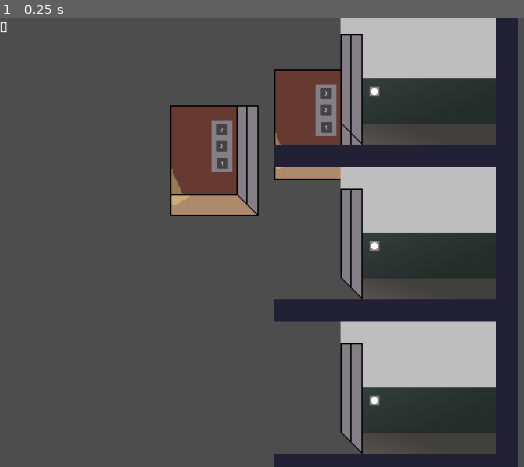
Above: before the commit, frame 1.
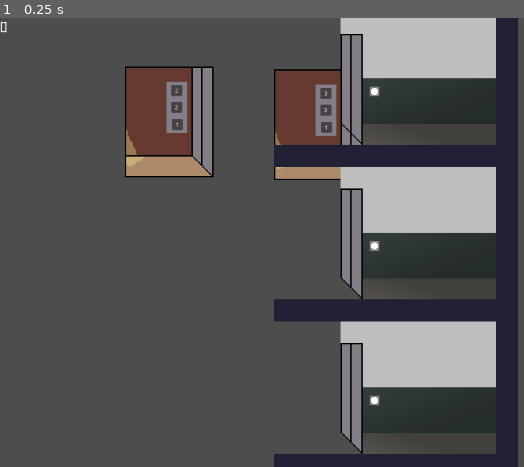
Above: after the commit, the same moment.

Repository: uvaprol/ElevtorBrain
Game: Godot game, scene res://scenes/main.tscn
The game is run twice, just before and just after one commit, with the same random seed, the same clock (stepped at 60 frames per second) and the same inputs.
Inputs:
- Up to frame 1 (0.25 s): no input

The runs differ from the first frame. In frame 1, 6.6% of the frame differs, in the area x 23-50%, y 10-45%.

Commit message:
fix cross order

Diff:
--- a/scenes/floor.tscn
+++ b/scenes/floor.tscn
@@ -47,5 +47,4 @@
 offset_bottom = 24.0
 scale = Vector2(0.5, 0.5)
 
-[connection signal="animation_finished" from="AnimatedSprite2D" to="." method="_on_animated_sprite_2d_animation_finished"]
 [connection signal="pressed" from="Button" to="." method="_on_button_pressed"]
--- a/scenes/main.tscn
+++ b/scenes/main.tscn
@@ -11,6 +11,9 @@
 position = Vector2(443.1, 154)
 scale = Vector2(0.99803394, 0.99803394)
 
+[node name="Elevator2" parent="." instance=ExtResource("2_jyhfs")]
+position = Vector2(228, 150)
+
 [node name="Floor1" parent="." instance=ExtResource("3_tbgi4")]
 position = Vector2(555, 549)
 
@@ -23,7 +26,3 @@
 [node name="Label" type="Label" parent="."]
 offset_right = 1151.0
 offset_bottom = 23.0
-
-[node name="Elevator2" parent="." instance=ExtResource("2_jyhfs")]
-position = Vector2(293.00006, 206.00003)
-scale = Vector2(0.99607176, 0.99607176)
--- a/scripts/elevator.gd
+++ b/scripts/elevator.gd
@@ -1,44 +1,29 @@
 extends Node2D
 
 var task = null
-var can_move = true
 var FLOORS = []
-#var move_direction = null
-#var open_on_floor = false
-#var open_status = false
 
 func _ready() -> void:
 	for f in $"..".get_children():
 		if f.name.find('Floor') != -1:
 			FLOORS.append(f)
-	print(FLOORS[3-1])
 
 func _process(_delta: float) -> void:
-	if task and can_move:
+	if task and not $AnimatedSprite2D.is_playing() and $Timer.is_stopped():
 		if position.y < FLOORS[task - 1].position.y:
 			position.y += 1
-			#move_direction = 'down'
 		elif position.y > FLOORS[task - 1].position.y:
 			position.y -= 1
-			#move_direction = 'up'
 		else:
-			#move_direction = 'stop'
-			#open_on_floor = true
-			#$AnimatedSprite2D.play('default')
-			can_move = false
+			$AnimatedSprite2D.play('default')
 			FLOORS[task - 1].get_children()[0].play('default')
-			#open_status = true
-			#$AnimatedSprite2D.play_backwards('default')
 
 func _on_timer_timeout() -> void:
-	#$AnimatedSprite2D.play_backwards('default')
+	$AnimatedSprite2D.play_backwards('default')
 	FLOORS[task - 1].get_children()[0].play_backwards('default')
-	#open_status = false
-	#move_direction = null
-	task = null
 
-func move_door() -> void:
-	if not can_move:
+func _on_animated_sprite_2d_animation_finished() -> void:
+	if $AnimatedSprite2D.frame == 2:
 		$Timer.start()
 	else:
-		can_move = true
+		task = null
--- a/scripts/floor.gd
+++ b/scripts/floor.gd
@@ -5,8 +5,3 @@
 		$"..".floor_tasks.append(int(name.split('r')[-1]))
 		$"..".floor_tasks.sort()
 		print($"..".floor_tasks)
-
-
-
-func _on_animated_sprite_2d_animation_finished() -> void:
-	$"../Elevator".move_door()
--- a/scripts/main.gd
+++ b/scripts/main.gd
@@ -5,25 +5,14 @@
 var FLOORS = []
 
 func  _ready() -> void:
-
 	for e in get_children():
 		if 'Elevator' in e.name:
 			ELEVATORS.append(e)
-	print(ELEVATORS)
-#var floors = []
-#
-#func _ready() -> void:
-	for e in ELEVATORS:
-			print(e.task, not e.task)
-	#for child in get_children():
-		#if child.name.find('Floor') != -1:
-			#floors.append(child)
-	#print(floors)
 
 func _process(_delta: float) -> void:
 	if len(floor_tasks) != 0:
+#TODO решить проблему повторного вызова во время открытых дверей на этаже
 		for e in ELEVATORS:
-			print(e.task, not e.task)
 			if not e.task:
 				e.task = floor_tasks[-1]
 				floor_tasks.remove_at(-1)
